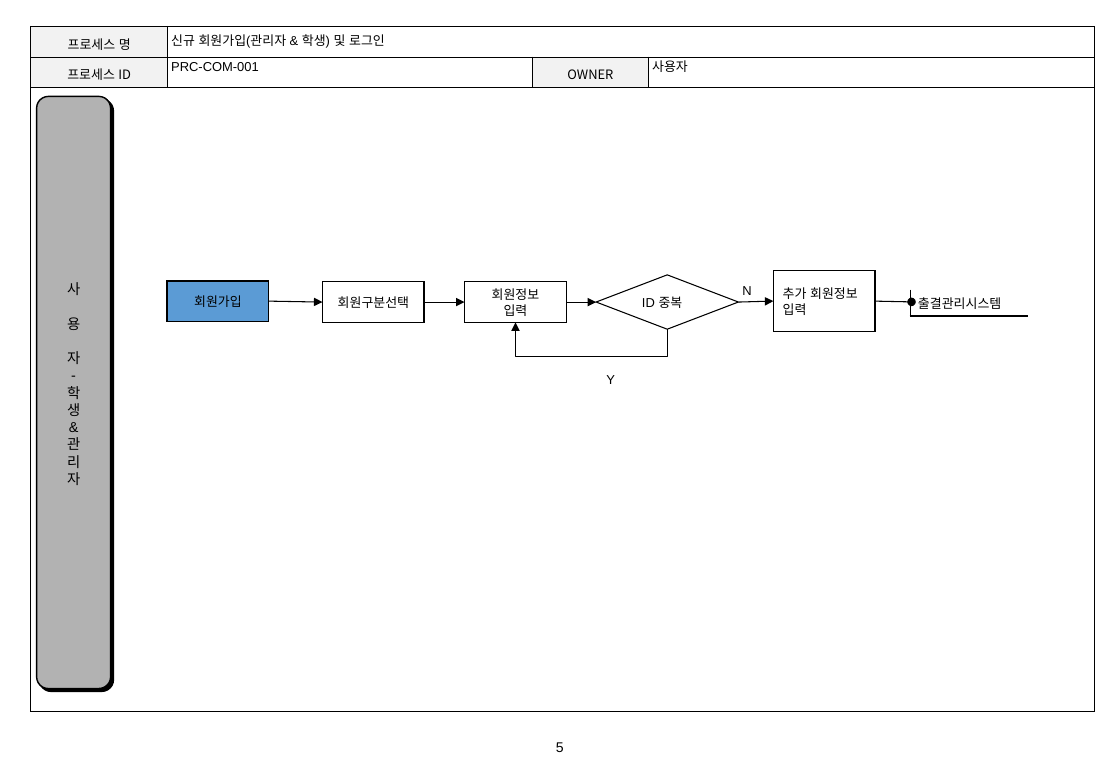
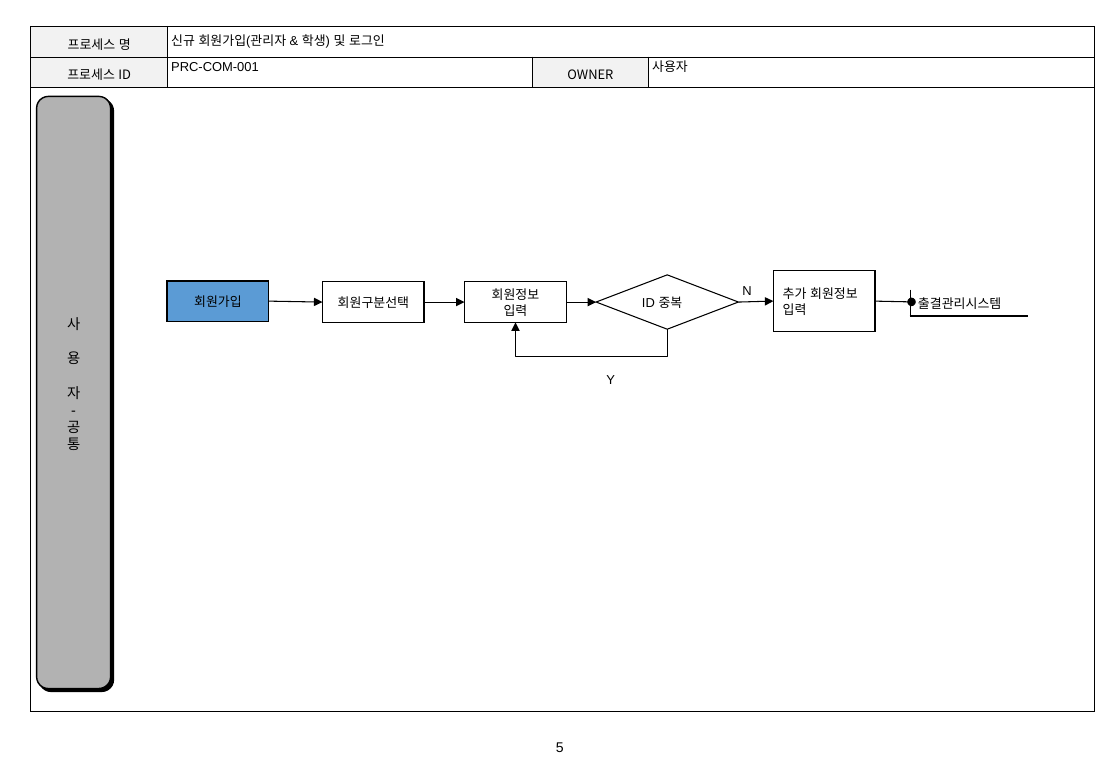
Before and after one commit to lgt9875/Idino-Project, a slide deck: slide 5 of DS01_프로세스정의서_v1.0.pptx. Drawn at 1120x775 pixels with LibreOffice and Linux fonts; fonts in the diff are those of the drawing; background and template pictures are left out. Boxes give left, top, right and bottom in pixels: in the first picture for what was removed or moved away, otherwise in the second. Text is boxed around its words. In the diff, an @@ line names an element or a change of style, - is before the commit and + after.

```diff
--- a/DS01_프로세스정의서_v1.0.pptx
+++ b/DS01_프로세스정의서_v1.0.pptx
@@ text in rounded rectangle at box(67, 421, 80, 450): text changed; font Arial to Noto Sans CJK KR @@
-학
-생
-&
-관
-리
-자
+공
+통
```
Also in this commit, not shown: 5 other slides changed, 1 other file.
